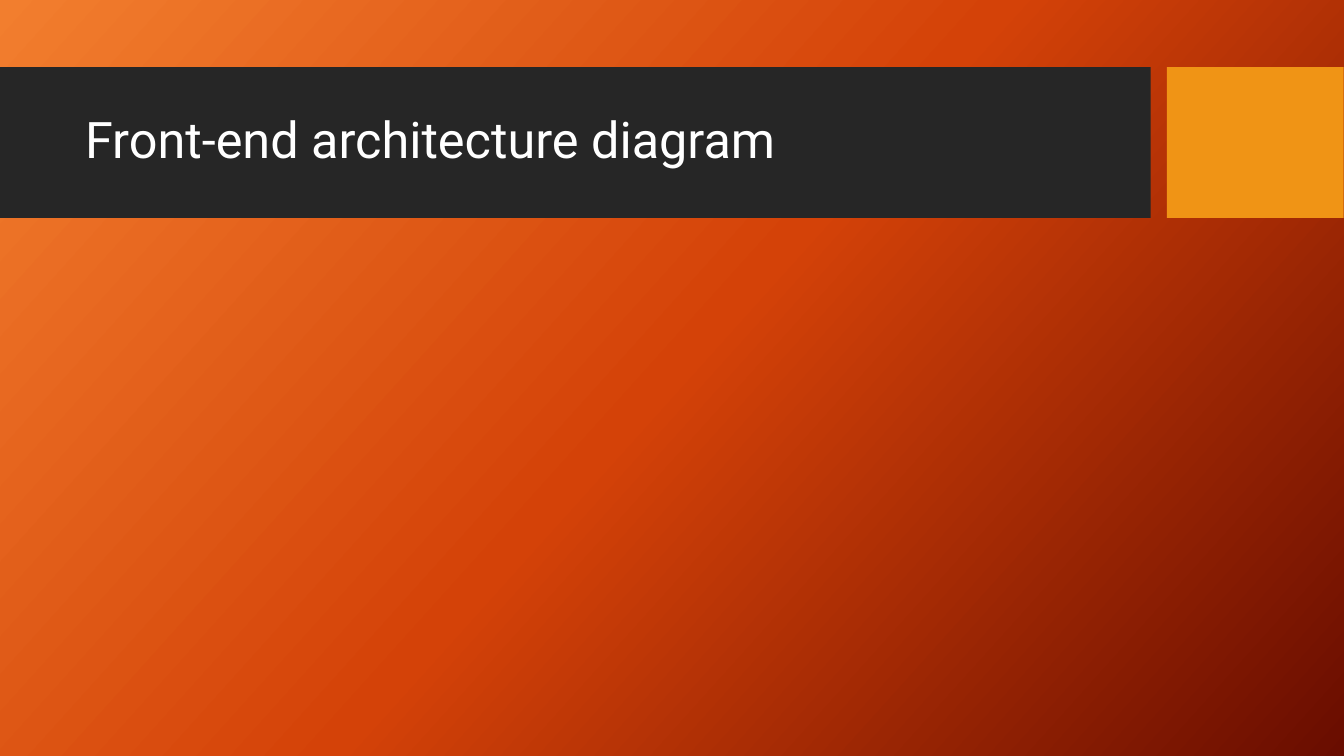
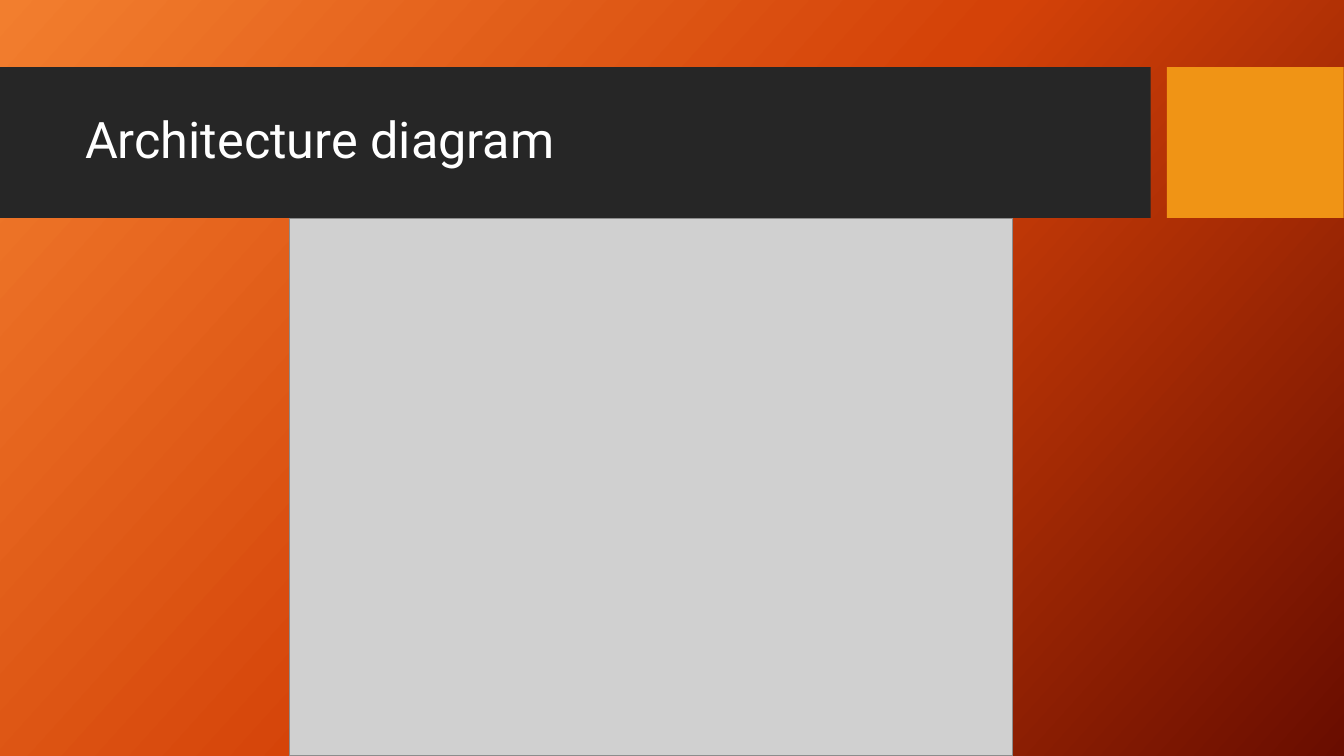
Before and after one commit to Dwaddle26/EncryptNotes, a slide deck: slide 5 of Phase 2 Documentation/Team_2_Presentation_2.pptx. Drawn at 1344x756 pixels with LibreOffice and Linux fonts; fonts in the diff are those of the drawing; grey boxes stand for pictures; background and template pictures are left out. Boxes give left, top, right and bottom in pixels: in the first picture for what was removed or moved away, otherwise in the second. Text is boxed around its words. In the diff, an @@ line names an element or a change of style, - is before the commit and + after.

Commit message:
Added a architecture diagram

```diff
--- a/Phase 2 Documentation/Team_2_Presentation_2.pptx
+++ b/Phase 2 Documentation/Team_2_Presentation_2.pptx
@@ title at (85, 120, 554, 169): text changed @@
-Front-end architecture diagram
+Architecture diagram
@@ picture added at (290, 219, 1013, 756) @@
```
